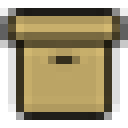
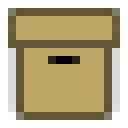
Before/after of a 128 x 128 layered artwork. What changed in the layer stack:
hid "Ebene 0 Kopie" over [0, 8, 128, 120]
added layer "Ebene 0 Kopie 5" above "Ebene 0" over [8, 8, 120, 120]
